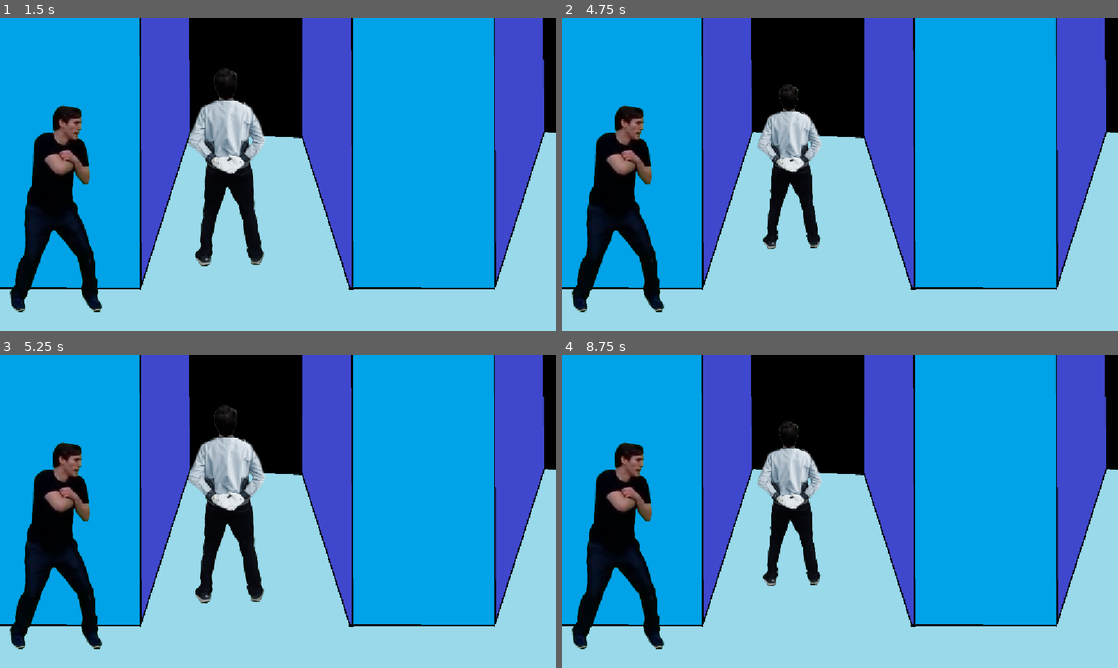
Above: before the commit, frames 1-4 (two rows, left to right).
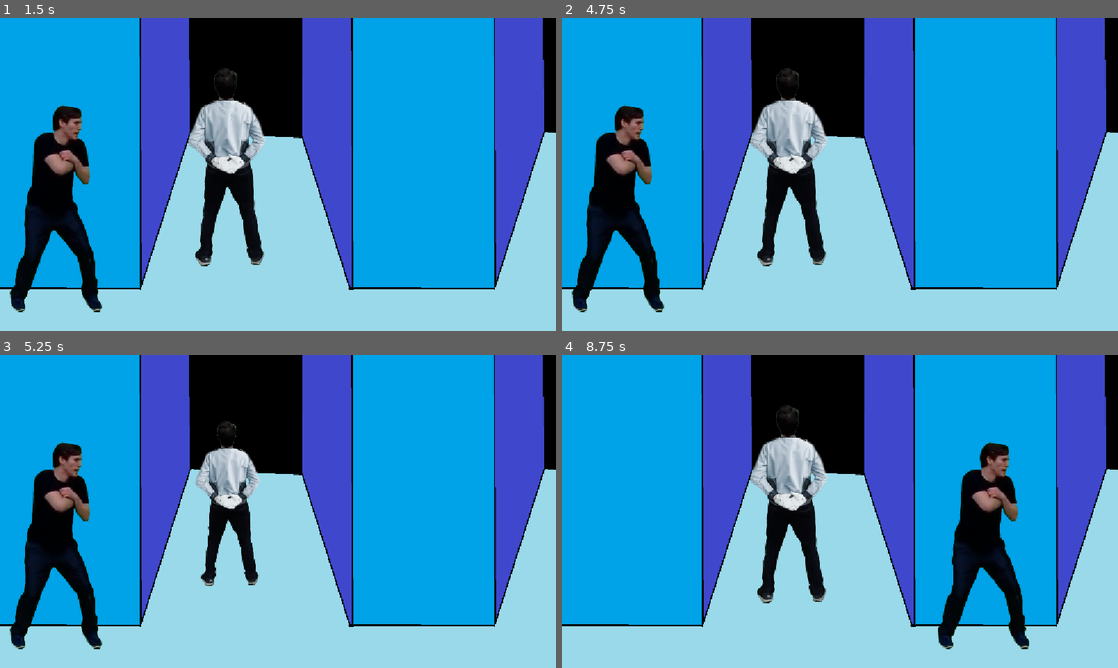
Above: after the commit, the same moments.

Repository: mushyp3a/dyhtg-2026
Game: Godot game, scene res://scenes/security.tscn
Two runs of this game, one before a commit and one after it. Both use one fixed random seed, a clock stepped at 60 frames per second and the inputs below. This scene is started directly instead of the project's main scene.
Inputs:
- Up to frame 1 (1.5 s): tap Enter at 0.5 s; tap P (enemy) at 0.6 s; tap Q (jerma) at 0.8, 1.35 s; tap Space at 1.25 s
- Up to frame 2 (4.75 s): tap P (enemy) at 1.55, 2.1, 3.05, 3.6, 4.55 s; tap Enter at 2 s; tap Q (jerma) at 2.3, 2.85, 3.8, 4.35 s; tap Space at 3.5 s
- Up to frame 3 (5.25 s): tap P (enemy) at 5.1 s
- Up to frame 4 (8.75 s): tap Q (jerma) at 5.3, 5.85, 6.8, 7.35, 8.3 s; tap P (enemy) at 6.05, 6.6, 7.55, 8.1 s

Frame 1 is identical in both runs. In frame 2, 2.4% of the frame differs, in the area x 33-48%, y 16-80%; in frame 3, 2.4%; in frame 4, 12%, in the area x 1-85%, y 16-94%.

Commit message:
security finished

Diff:
--- a/resources/security.tres
+++ b/resources/security.tres
@@ -1,10 +1,10 @@
 [gd_resource type="Resource" script_class="Level_Beats" format=3 uid="uid://cof0wmd8kq6i0"]
 
-[ext_resource type="Script" uid="uid://pyso7w8if4en" path="res://scripts/demo_actions.gd" id="1_dwmhp"]
+[ext_resource type="Script" uid="uid://dm0v1qbhoko2i" path="res://scripts/security_actions.gd" id="1_dwmhp"]
 [ext_resource type="Script" uid="uid://dthwm7vrtp53j" path="res://scripts/level_res.gd" id="1_tci4x"]
 
 [resource]
 script = ExtResource("1_tci4x")
-bars = ["000l", "00ll", "00ll", "00ll", "00ll"]
+bars = ["000l", "00ll", "00ll", "00ll"]
 magicalMysteryScript = ExtResource("1_dwmhp")
 metadata/_custom_type_script = "uid://dthwm7vrtp53j"
--- a/scenes/security.tscn
+++ b/scenes/security.tscn
@@ -63,6 +63,7 @@
 texture = ExtResource("1_417ia")
 
 [node name="JermaHiding" type="Sprite2D" parent="." unique_id=1446365730]
+z_index = 15
 position = Vector2(115.625, 389.32236)
 scale = Vector2(0.73553056, 0.73553056)
 texture = ExtResource("2_bg5n2")
@@ -74,5 +75,26 @@
 offset = Vector2(-17.065, 0)
 script = ExtResource("7_g2ggn")
 
+[node name="JermaSecurity2" type="Sprite2D" parent="." unique_id=886541716]
+position = Vector2(1244, 314)
+scale = Vector2(0.5696864, 0.5696864)
+texture = ExtResource("6_g2ggn")
+offset = Vector2(-17.065, 0)
+script = ExtResource("7_g2ggn")
+
+[node name="JermaSecurity3" type="Sprite2D" parent="." unique_id=21129141]
+position = Vector2(2003, 295)
+scale = Vector2(0.5696864, 0.5696864)
+texture = ExtResource("6_g2ggn")
+offset = Vector2(-17.065, 0)
+script = ExtResource("7_g2ggn")
+
+[node name="JermaSecurity4" type="Sprite2D" parent="." unique_id=383503947]
+position = Vector2(2725, 325)
+scale = Vector2(0.5696864, 0.5696864)
+texture = ExtResource("6_g2ggn")
+offset = Vector2(-17.065, 0)
+script = ExtResource("7_g2ggn")
+
 [node name="Camera2D" type="Camera2D" parent="." unique_id=1613133300]
 offset = Vector2(576.036, 324.014)
--- a/scripts/security_actions.gd
+++ b/scripts/security_actions.gd
@@ -1,6 +1,6 @@
 extends Node
 
-var i = 1
+static var i = 1
 
 # Called when the node enters the scene tree for the first time.
 func _ready() -> void:
@@ -13,8 +13,22 @@
 
 static func onSuccess(interaction: String) -> void:
 	print("kill me")
-	#if i % 2 == 1:
+	var root = (Engine.get_main_loop() as SceneTree).root
+	if i % 2 == 1:
+		var jerma = root.find_child("JermaHiding", true, false)
+		var newJerma = jerma.position + Vector2(757.487, 0)
+		jerma.texture = load("res://images/jerma_dash.png")
+		var tween = jerma.create_tween()
+		tween.tween_property(jerma, "position", newJerma, 0.3)
+		tween.tween_callback(func(): jerma.texture = load("res://images/jerma_hiding.png"))
+	else:
+		var camera = root.find_child("Camera2D", true, false)
+		var newCamera = camera.position + Vector2(757.487, 0)
+		camera.create_tween().tween_property(camera, "position", newCamera, 0.3)
+	i += 1
 # do this to alternate between moving jerma using above if then moving camera using else for next success ie holding down success to move jerma and release success to move camera
 
 static func onFailure(interaction: String) -> void:
 	print("fail fail fail pathetic")
+	i = 1
+	(Engine.get_main_loop() as SceneTree).reload_current_scene()
